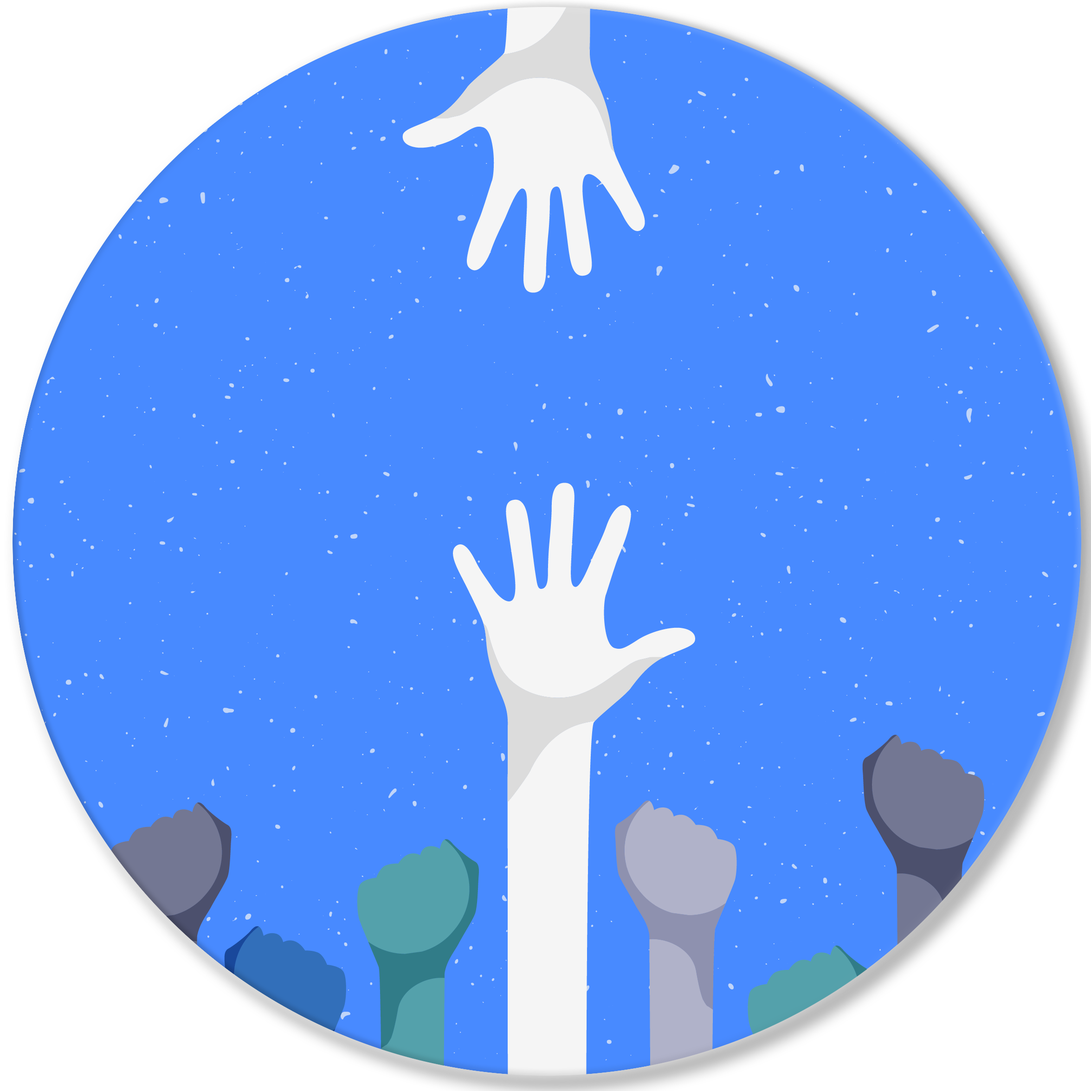
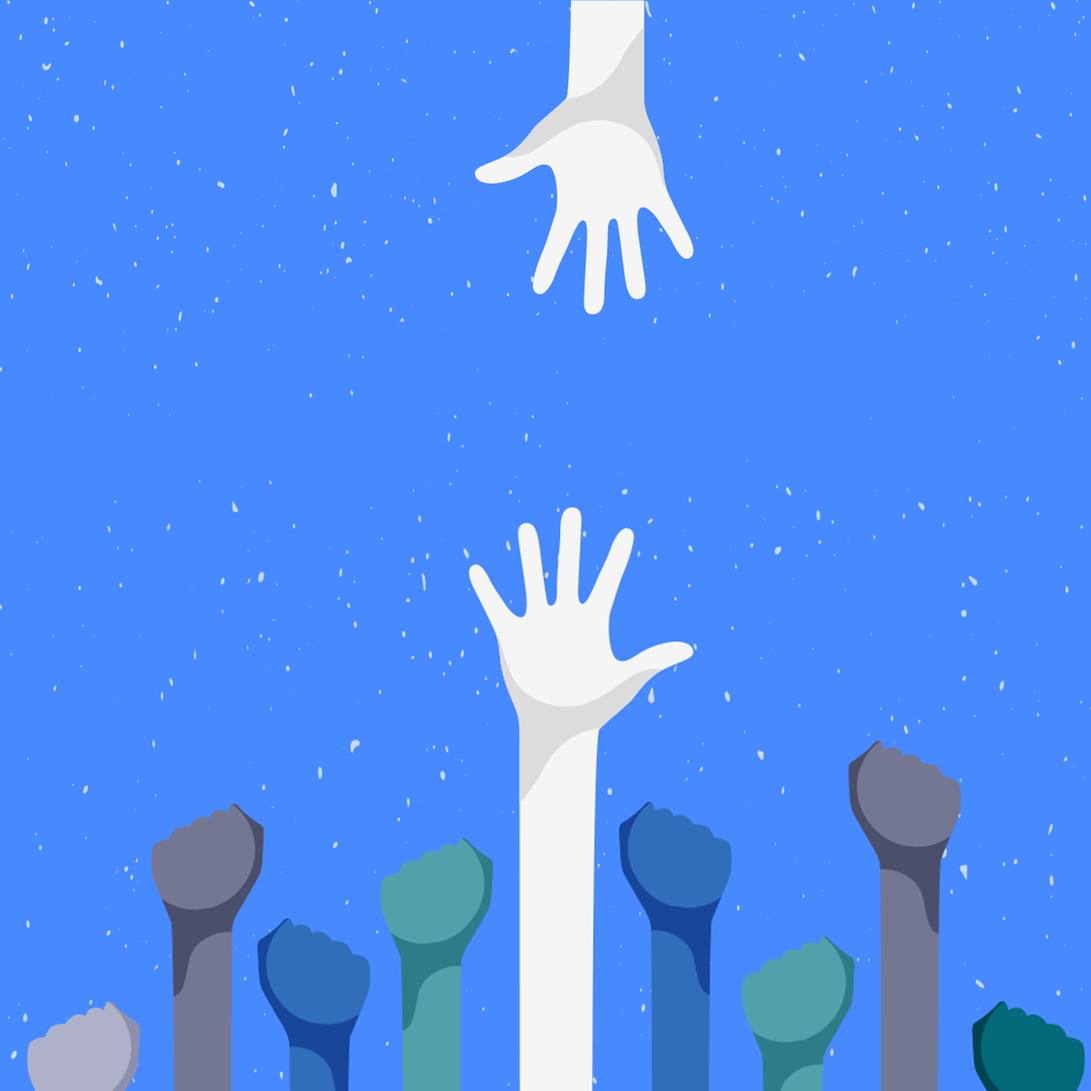
Two versions of the same layered image (w=1091, h=1091). Layer-by-layer changes:
added layer "Ebene 1" above "Layer 0" over [0, 0, 1091, 1091]
hid "Layer 0" over [12, 6, 1082, 1077]
